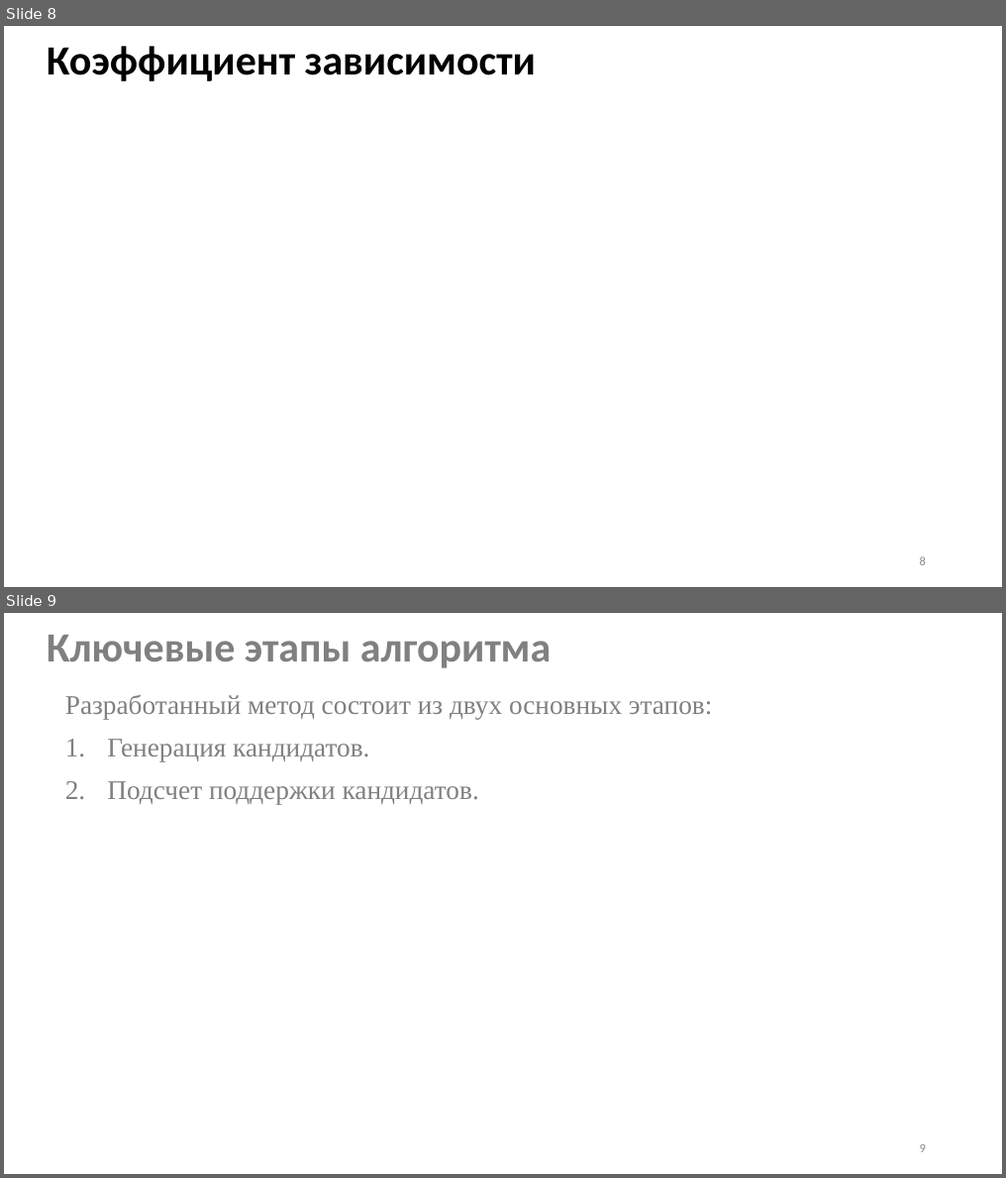
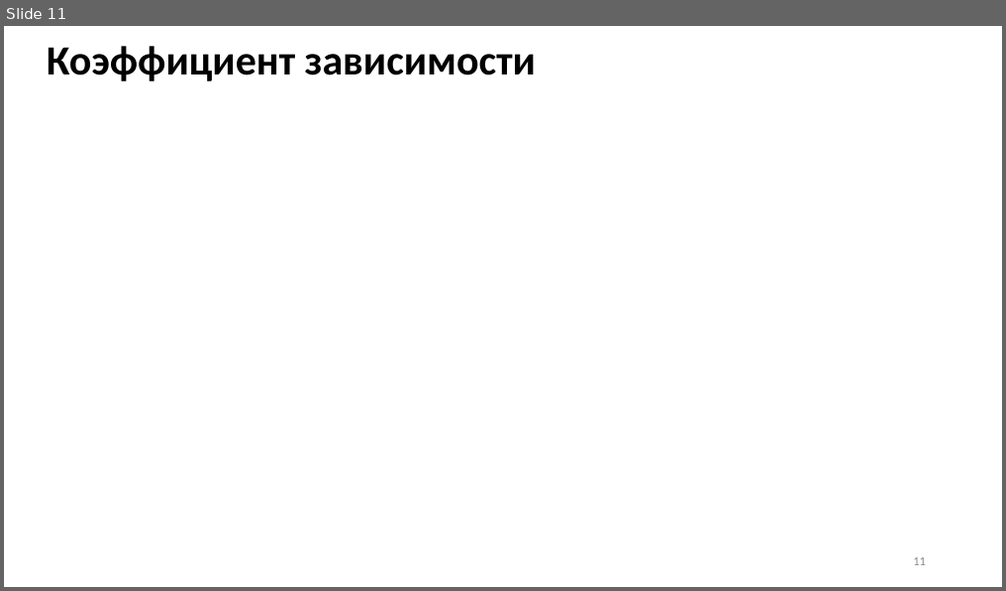
Before and after one commit to Inlucker/8semestr, a slide deck: ВКР/Презентация/ПронинАС_ВКР_презентация.pptx. Shown one above the other, each under a label of ours: slides 8 and 9 before the commit, slide 11 after it. The pictures are 1006x1178 and 1006x591 pixels, drawn with LibreOffice and Linux fonts; fonts in the diff are those of the drawing; grey boxes stand for pictures. Boxes give left, top, right and bottom in pixels: in the first picture for what was removed or moved away, otherwise in the second. Text is boxed around its words. In the diff, an @@ line names an element or a change of style, - is before the commit and + after.

```diff
--- a/ВКР/Презентация/ПронинАС_ВКР_презентация.pptx
+++ b/ВКР/Презентация/ПронинАС_ВКР_презентация.pptx
@@ slide 9 removed at box(4, 613, 1002, 1174), background #FFFFFF @@
@@ title removed at box(47, 635, 550, 668) @@
-Ключевые этапы алгоритма
@@ text removed at box(65, 694, 712, 805) @@
-Разработанный метод состоит из двух основных этапов:
-1. Генерация кандидатов.
-2. Подсчет поддержки кандидатов.
@@ page number removed at box(920, 1145, 926, 1153) @@
-9
@@ what was slide 8 is now slide 11 @@
@@ page number at box(913, 558, 926, 566): text changed @@
-8
+11
```
Also in this commit, not shown: 4 slides changed, 4 slides added, 1 other slide removed, 2 other files.
